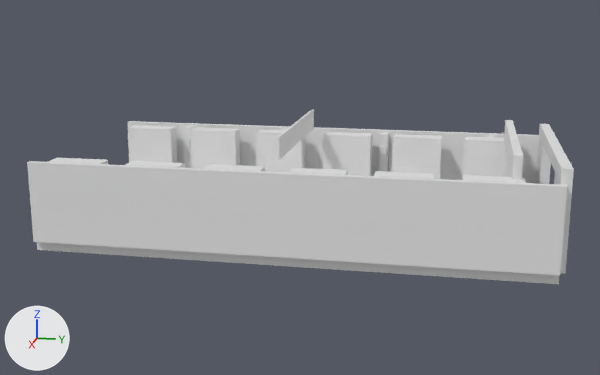
The glTF model games/kalender2026/missions/day_01/cabin.glb, before and after one commit.
Both versions are drawn from a 50 mm camera at (42.3, 163.6, 12.4) aimed at (0.3, 155.2, 1.9). The axes (+X, +Y, +Z) are drawn at lower left. The lights are the same throughout. The picture after the commit comes second. Vertices at exactly the same position are counted once.

Script lines for the objects in view, before the commit:
```python
me_mesh_0 = bpy.data.meshes.new('Mesh_0')
me_mesh_0.from_pydata(...)  # 1668 vertices, 3164 faces; spans x -6.3..6.3, y 143.0..168.2, z -0.5..5.3
ob_mesh_0 = bpy.data.objects.new('Mesh_0', me_mesh_0)
ob_mesh_0.location = (0.0, 0.0, 0.0)
```
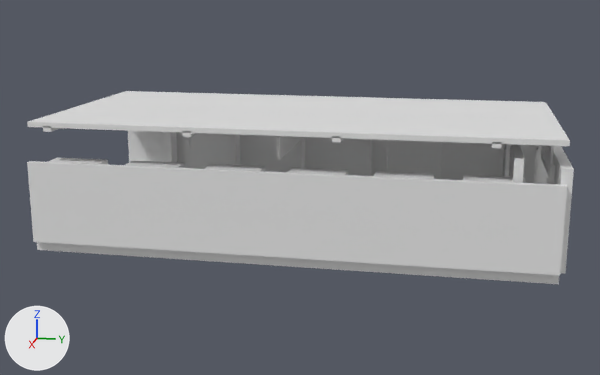
Diff of the bpy script that builds the scene:
```diff
--- a/games/kalender2026/missions/day_01/cabin.glb.py
+++ b/games/kalender2026/missions/day_01/cabin.glb.py
@@ me_mesh_0 @@
 # used by ob_mesh_0; location = (0.0, 0.0, 0.0)
-me_mesh_0.from_pydata(...)  # 1668 vertices, 3164 faces; spans x -6.3..6.3, y 143.0..168.2, z -0.5..5.3
+me_mesh_0.from_pydata(...)  # 2132 vertices, 4028 faces; spans x -6.3..6.3, y 143.0..168.2, z -0.5..5.9
+# me_mesh_0 part 1: a new loose piece, a box spanning x -3.59..-3.31, y 167.54..167.78, z 0.0..4.3
+# me_mesh_0 part 2: a new loose piece, a box spanning x -3.51..-3.38, y 167.44..167.56, z 0.9..3.7
+# me_mesh_0 part 3: a new loose piece, a box spanning x 3.31..3.59, y 167.54..167.78, z 0.0..4.3
+# me_mesh_0 part 4: a new loose piece, a box spanning x -2.4..2.4, y 167.63..167.75, z 3.43..5.45
+# me_mesh_0 part 5: the loose piece of 70 vertices spanning x -0.6..-0.1, y 154.9, z 4.5..5.1 is copied, and the copy is scaled about its middle by (1.84, 1, 1.84), then moved by (1.8, 12.7, -0.4); it spans x 1.0..1.9, y 167.6, z 3.8..5.1
+# me_mesh_0 part 6: a new loose piece, a box spanning x -6.0..6.0, y 143.0..168.0, z 5.68..5.93
+# me_mesh_0 part 7: a new loose piece, a box spanning x -6.0..6.0, y 164.8..165.2, z 5.48..5.76
+# me_mesh_0 part 8: a new loose piece, a box spanning x -6.0..6.0, y 157.8..158.2, z 5.48..5.76
+# me_mesh_0 part 9: a new loose piece, a box spanning x -6.0..6.0, y 150.8..151.2, z 5.48..5.76
+# me_mesh_0 part 10: a new loose piece, a box spanning x -6.0..6.0, y 143.8..144.2, z 5.48..5.76
+# me_mesh_0 part 11: a new loose piece, a box spanning x -5.7..-1.9, y 165.8..166.2, z 0.0..5.0
+# me_mesh_0 part 12: a new loose piece, a box spanning x 1.9..5.7, y 165.8..166.2, z 0.0..5.0
+# me_mesh_0 part 13: the loose piece of 8 vertices spanning x -5.0..5.0, y 165.8..166.2, z 0.0..5.0 is deleted
+# other edits to the shape of me_mesh_0 do not show in these pictures
```

Where the change shows, as pixel boxes [x1, y1, x2, y2] in the pictures (600 x 375 px):
'Mesh_0', reshaped (10% taller): before [27, 109, 574, 284]; after [27, 91, 574, 284]
part 1 of me_mesh_0, added (mostly hidden): after [536, 145, 542, 184]
part 2 of me_mesh_0, added: after [534, 149, 538, 183]
part 3 of me_mesh_0, added: after [549, 165, 556, 184]
part 4 of me_mesh_0, added: after [541, 145, 554, 177]
part 5 of me_mesh_0, added: after [546, 146, 549, 168]
part 6 of me_mesh_0, added: after [27, 91, 570, 146]
part 7 of me_mesh_0, added: after [491, 142, 502, 148]
part 8 of me_mesh_0, added: after [332, 136, 344, 142]
part 9 of me_mesh_0, added: after [182, 131, 197, 137]
part 10 of me_mesh_0, added: after [43, 126, 61, 132]
part 11 of me_mesh_0, added (mostly hidden): after [502, 144, 511, 177]
part 12 of me_mesh_0, added: after [509, 144, 524, 183]
part 13 of me_mesh_0, deleted: before [502, 120, 523, 180]
